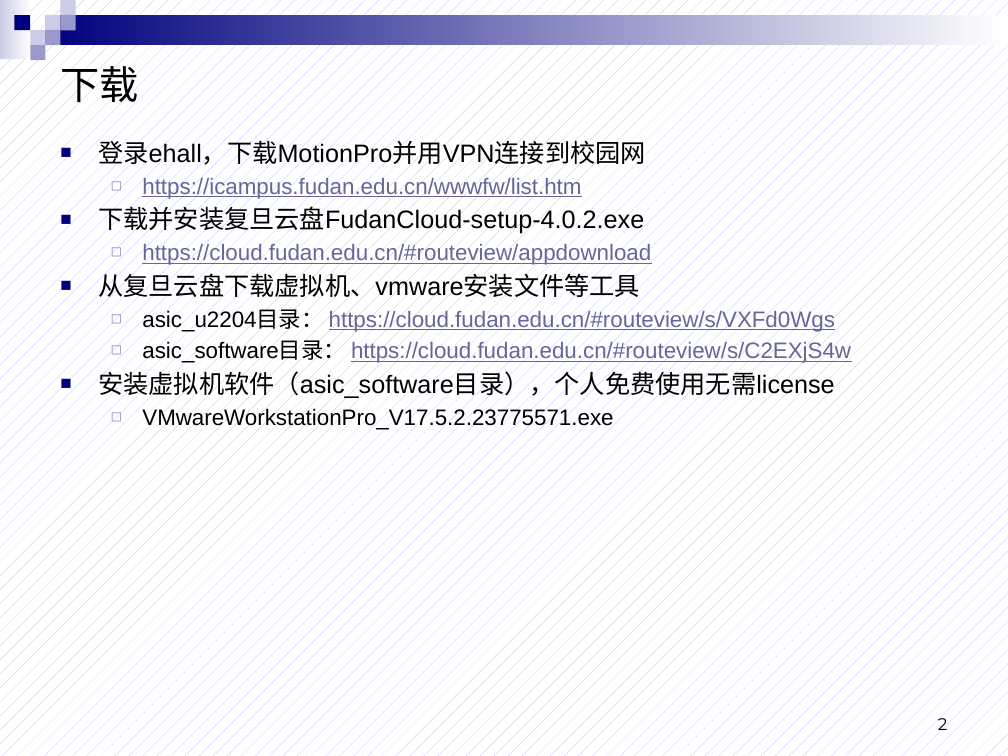
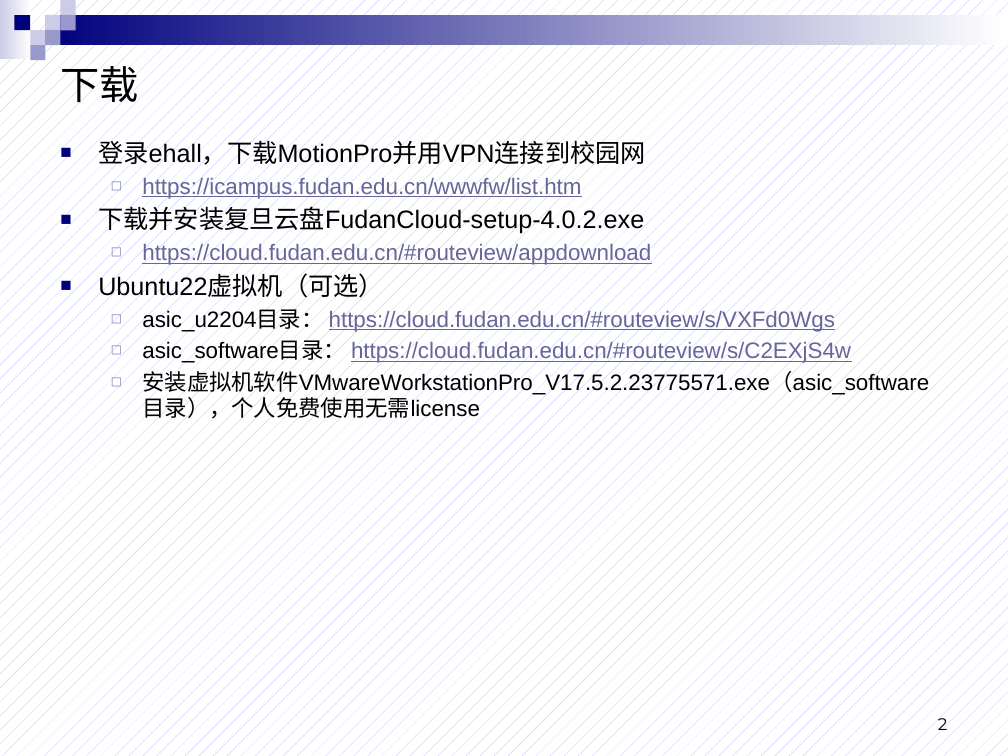
Before and after one commit to beforewind/asic_labs, a slide deck: slide 2 of tutorials/lab0_虚拟机.pptx. Drawn at 1008x756 pixels with LibreOffice and Linux fonts; fonts in the diff are those of the drawing. Boxes give left, top, right and bottom in pixels: in the first picture for what was removed or moved away, otherwise in the second. Text is boxed around its words. In the diff, an @@ line names an element or a change of style, - is before the commit and + after.

```diff
--- a/tutorials/lab0_虚拟机.pptx
+++ b/tutorials/lab0_虚拟机.pptx
@@ text at [98,275,384,298]: text changed @@
-■ 从复旦云盘下载虚拟机、vmware安装文件等工具
+■ Ubuntu22虚拟机（可选）
@@ text at [142,371,929,419]: text changed @@
-■ 安装虚拟机软件（asic_software目录），个人免费使用无需license
-  ◻ VMwareWorkstationPro_V17.5.2.23775571.exe
+  ◻ 安装虚拟机软件VMwareWorkstationPro_V17.5.2.23775571.exe（asic_software目录），个人免费使用无需license
```
Also in this commit, not shown: 3 other slides changed, 11 other files.
